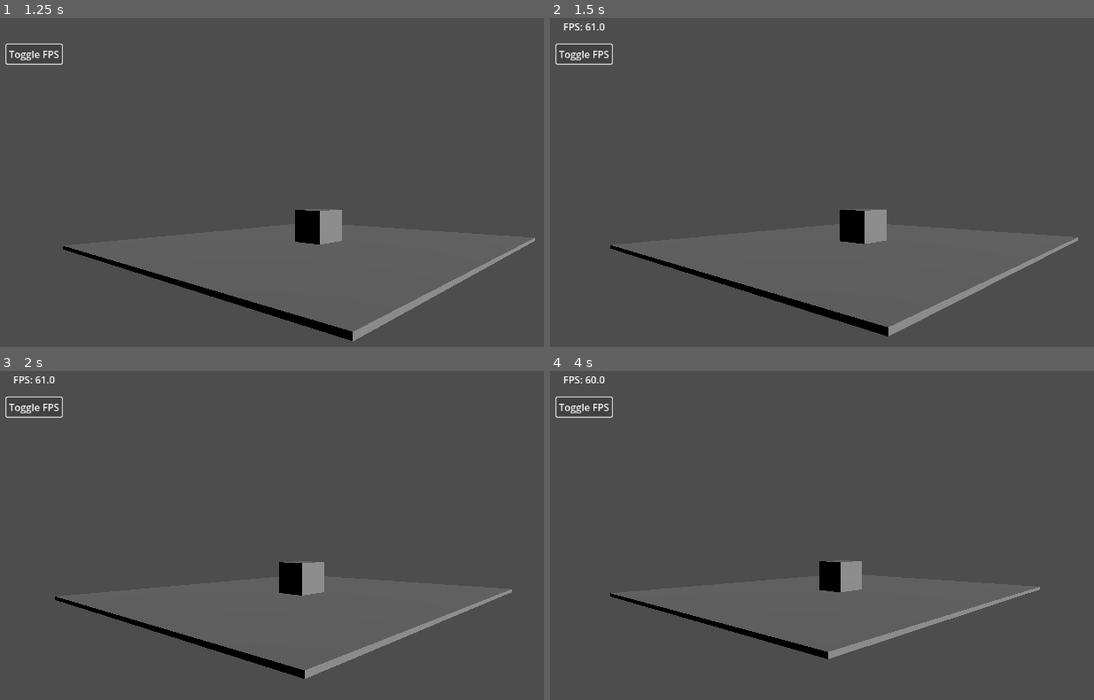
Above: before the commit, frames 1-4 (two rows, left to right).
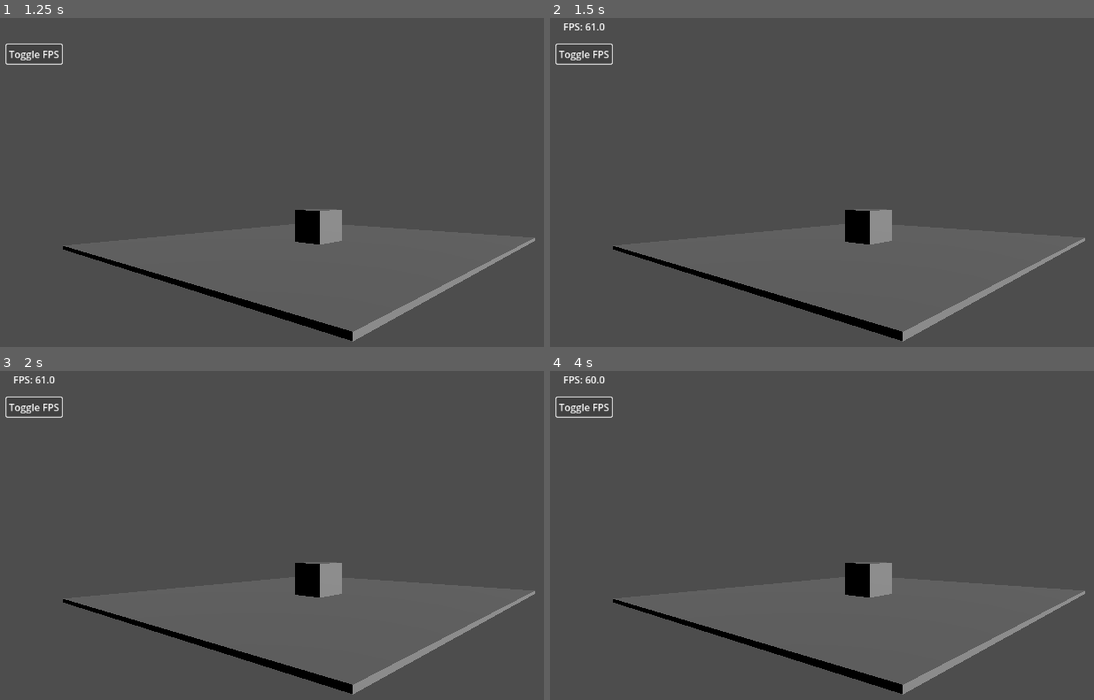
Above: after the commit, the same moments.

Repository: noahChristensen-D/fakeWindow
Game: Godot game, scene res://main.tscn
Two runs of this game, one before a commit and one after it. Both use one fixed random seed, a clock stepped at 60 frames per second and the inputs below.
Inputs:
- Up to frame 1 (1.25 s): click "Toggle FPS" at 0.5 s
- Up to frame 2 (1.5 s): tap Enter at 1.25 s; hold D from 1.28 s (still down)
- Up to frame 3 (2 s): keep holding D
- Up to frame 4 (4 s): release D at 2.03 s; hold S 2.03-2.78 s; hold D 2.78-3.53 s; hold W from 3.53 s (still down)

Frame 1 is identical in both runs. In frame 2, 1.7% of the frame differs, in the area x 11-99%, y 58-99%; in frame 3, 2.5%; in frame 4, 4.2%, in the area x 11-99%, y 57-99%.

Commit message:
Work from coffee shop, godot shows connection unavail (could be coffee shop wifi), with python script running)

Diff:
--- a/main.tscn
+++ b/main.tscn
@@ -1,14 +1,13 @@
 [gd_scene load_steps=5 format=3 uid="uid://cij17kc16qhvl"]
 
-[ext_resource type="Script" uid="uid://cejsbil03wne5" path="res://main.gd" id="1_ig7tw"]
 [ext_resource type="Script" uid="uid://cxx61mq0jl3j1" path="res://control.gd" id="2_0xm2m"]
+[ext_resource type="Script" uid="uid://djq6858xkylrn" path="res://osc_receiver.gd" id="3_h2yge"]
 
 [sub_resource type="BoxMesh" id="BoxMesh_7dm0k"]
 
 [sub_resource type="BoxMesh" id="BoxMesh_ig7tw"]
 
 [node name="Main" type="Node3D"]
-script = ExtResource("1_ig7tw")
 
 [node name="MeshInstance3D" type="MeshInstance3D" parent="."]
 transform = Transform3D(10, 0, 0, 0, 0.1, 0, 0, 0, 10, 8.23736e-05, -0.00503814, 0)
@@ -51,3 +50,6 @@
 offset_right = 134.0
 offset_bottom = 135.0
 text = "Toggle FPS"
+
+[node name="OscReceiver" type="Node" parent="."]
+script = ExtResource("3_h2yge")
--- /dev/null
+++ b/osc_receiver.gd
@@ -0,0 +1,39 @@
+extends Node
+
+@onready var camera = $"../WindowCamera"
+
+var osc := UDPServer.new()
+var port := 8000
+
+var head_pos := Vector3.ZERO
+
+func _ready():
+	print("✅ OscReceiver is loaded")
+	osc.listen(port)
+	print("🔌 Listening on port", port, "status:", osc.is_connection_available())
+
+func _process(_delta):
+	while osc.is_connection_available():
+		var packet = osc.take_packet()
+		var path = packet.path
+		var args = packet.arguments
+
+		print("Received:", path, args)
+
+		match path:
+			"/head/x":
+				head_pos.x = args[0]
+			"/head/y":
+				head_pos.y = args[0]
+			"/head/z":
+				head_pos.z = args[0]
+
+		# Apply with some light scaling to make movement realistic
+		camera.position = Vector3(
+			head_pos.x * 0.5,     # shift camera left/right
+			head_pos.y * 0.3,     # vertical tilt (optional)
+			-2.0 + head_pos.z * 0.5  # adjust camera Z distance
+		)
+func _input(event):
+	if event.is_action_pressed("quit"):
+		get_tree().quit()
Not shown, added: osc_receiver.gd.uid
Not shown, added: Python/cameraScript.py
